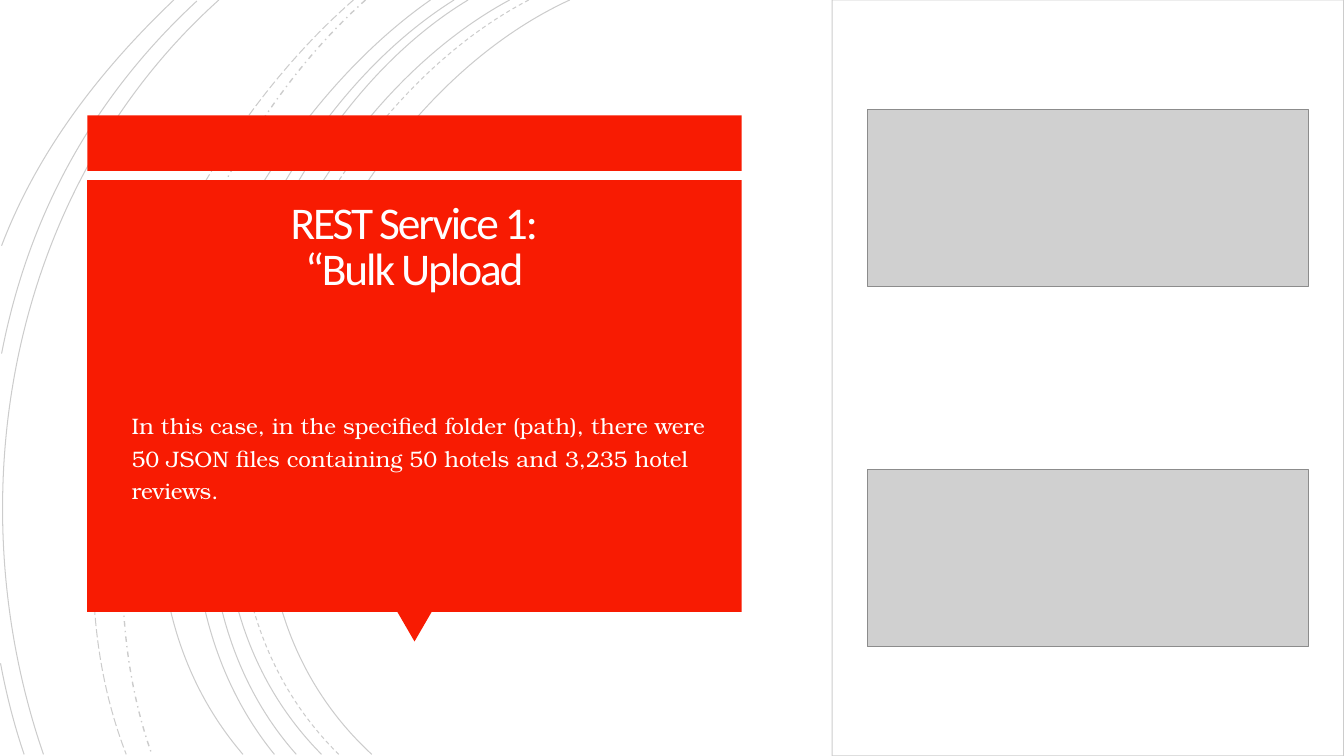
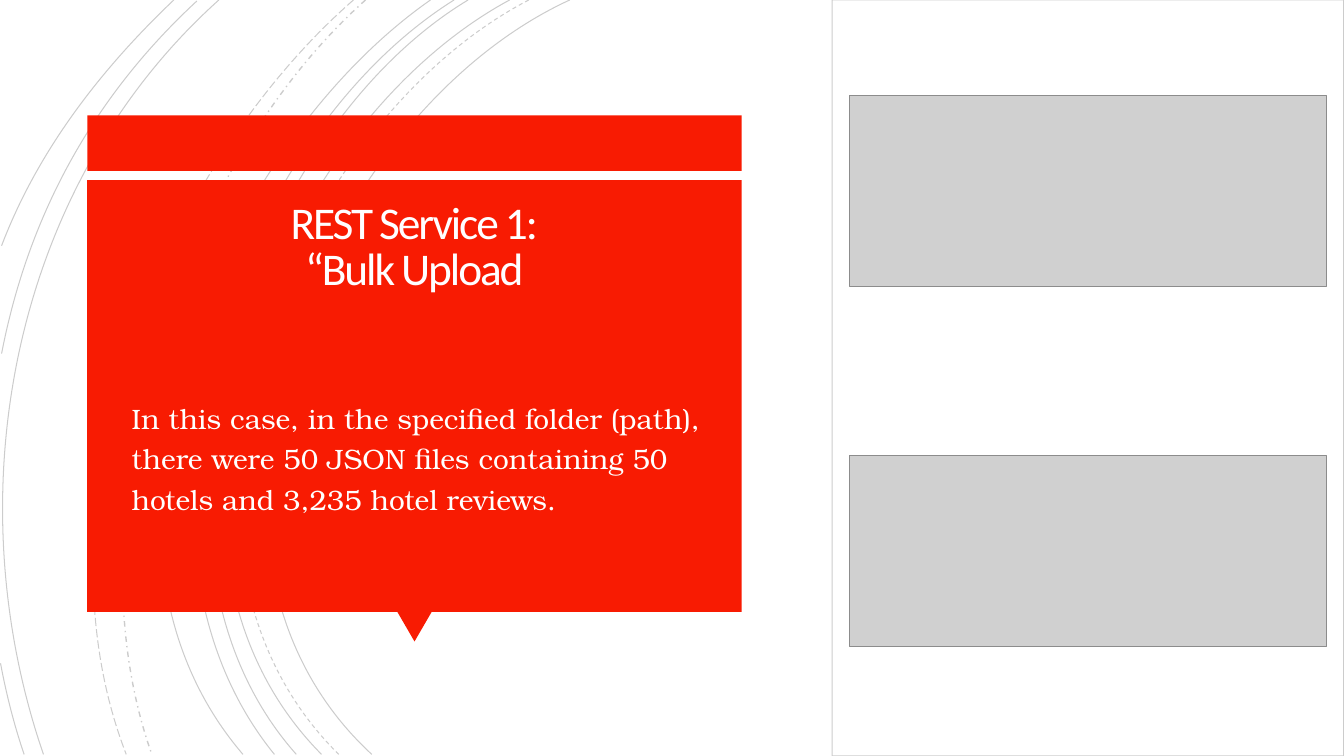
Before and after one commit to anhainguyen82/Database_Final_Project, a slide deck: slide 10 of MSDS_7330_Final_Term_Project.pptx. Drawn at 1344x756 pixels with LibreOffice and Linux fonts; fonts in the diff are those of the drawing; grey boxes stand for pictures. Boxes give left, top, right and bottom in pixels: in the first picture for what was removed or moved away, otherwise in the second. Text is boxed around its words. In the diff, an @@ line names an element or a change of style, - is before the commit and + after.

```diff
--- a/MSDS_7330_Final_Term_Project.pptx
+++ b/MSDS_7330_Final_Term_Project.pptx
@@ picture: place and size @@
-picture at [867, 110, 1309, 286]
+picture at [850, 96, 1328, 286]
@@ text "In this case, in the ..." at [132, 408, 700, 513]: size 16 to 20 pt @@
@@ picture: place and size @@
-picture at [867, 470, 1309, 646]
+picture at [850, 456, 1327, 646]
```
Also in this commit, not shown: 6 other slides changed.
